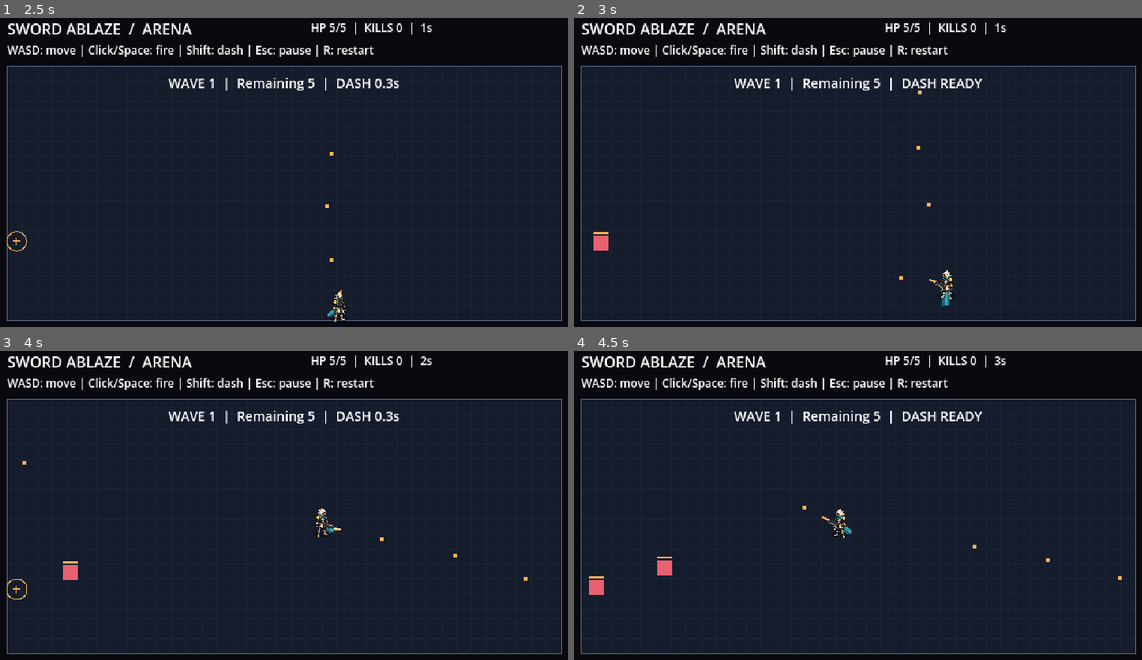
Above: before the commit, frames 1-4 (two rows, left to right).
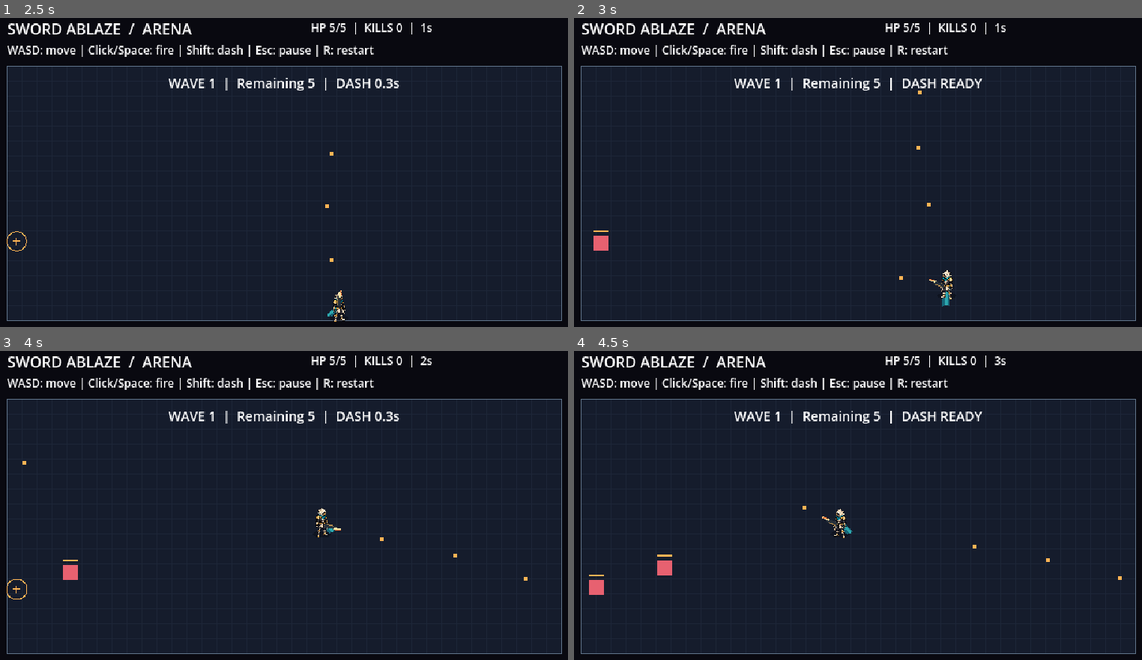
Above: after the commit, the same moments.

Repository: Guinuma/Sword_Ablaze
Game: Godot game, scene res://scenes/main/main.tscn
Same seed, same stepped clock (60 frames per second), same inputs: the game is played once before the commit and once after it.
Inputs (mouse positions are in pixels of both pictures, inside the frame that each line leads up to):
- Up to frame 1 (2.5 s): tap Enter at 0.5 s; move the mouse to (414, 157) at 0.52 s; hold D (move_right) 0.53-1.28 s; hold Space (fire) 0.53-1.28 s; tap Shift (dash) at 0.6, 1.55, 2.1 s; tap R (reset_sandbox) at 1.25 s; move the mouse to (164, 191) at 1.27 s; hold S (move_down) 1.28-2.03 s; tap Space (fire) at 1.35 s; move the mouse to (346, 101) at 2.02 s; hold D (move_right) from 2.03 s (still down); hold Space (fire) from 2.03 s (still down)
- Up to frame 2 (3 s): move the mouse to (829, 243) at 2.77 s; release D (move_right) at 2.78 s; release Space (fire) at 2.78 s; hold W (move_up) from 2.78 s (still down); tap Space (fire) at 2.85 s
- Up to frame 3 (4 s): tap Shift (dash) at 3.05, 3.6 s; move the mouse to (465, 558) at 3.52 s; release W (move_up) at 3.53 s; hold A (move_left) from 3.53 s (still down); hold Space (fire) from 3.53 s (still down)
- Up to frame 4 (4.5 s): keep holding A (move_left); move the mouse to (676, 459) at 4.27 s; release Space (fire) at 4.28 s; tap Space (fire) at 4.35 s

Frame 1 is identical in both runs. In frame 2, less than 0.1% of the frame differs, in the area x 3-7%, y 68-70%; in frame 3, less than 0.1%; in frame 4, less than 0.1%, in the area x 2-18%, y 65-74%.

Commit message:
Introduce telegraphed ranged enemies and dodgeable hostile projectiles

Diff:
--- /dev/null
+++ b/resources/default_ranged.tres
@@ -0,0 +1,16 @@
+[gd_resource type="Resource" load_steps=2 format=3]
+
+[ext_resource type="Script" path="res://scripts/data/enemy_settings.gd" id="1"]
+
+[resource]
+script = ExtResource("1")
+kind = "ranged"
+health = 2
+speed = 36.0
+speed_per_wave = 1.0
+max_speed = 60.0
+preferred_distance = 150.0
+attack_range = 230.0
+attack_cooldown = 1.8
+attack_warning = 0.65
+projectile_speed = 130.0
--- /dev/null
+++ b/scripts/combat/hostile_projectiles.gd
@@ -0,0 +1,29 @@
+extends RefCounted
+## Hostile shots are bounded and use swept collision against the player.
+signal hit_player
+const MAX_PROJECTILES: int = 64
+var items: Array[Dictionary] = []
+
+
+func fire(origin: Vector2, direction: Vector2, speed: float) -> void:
+	if items.size() < MAX_PROJECTILES:
+		items.append({"position": origin, "direction": direction, "speed": speed, "life": 5.0})
+
+
+func clear() -> void:
+	items.clear()
+
+
+func advance(delta: float, player_position: Vector2, bounds: Rect2) -> void:
+	for index in range(items.size() - 1, -1, -1):
+		var bullet: Dictionary = items[index]
+		var start: Vector2 = bullet["position"]
+		var end: Vector2 = start + Vector2(bullet["direction"]) * bullet["speed"] * delta
+		bullet["life"] -= delta
+		if start.distance_to(player_position) <= 11.0 or Geometry2D.segment_intersects_circle(start, end, player_position, 11.0) >= 0.0:
+			items.remove_at(index)
+			hit_player.emit()
+		elif bullet["life"] <= 0.0 or not bounds.has_point(end):
+			items.remove_at(index)
+		else:
+			bullet["position"] = end
--- a/scripts/data/enemy_settings.gd
+++ b/scripts/data/enemy_settings.gd
@@ -11,3 +11,9 @@
 @export_range(0.001, 1000.0) var body_margin: float = 8.0
 @export_range(0.1, 5.0) var spawn_warning: float = 0.7
 @export_range(16.0, 200.0) var spawn_safe_distance: float = 56.0
+@export_enum("chaser", "ranged") var kind: String = "chaser"
+@export_range(32.0, 400.0) var preferred_distance: float = 150.0
+@export_range(32.0, 600.0) var attack_range: float = 230.0
+@export_range(0.1, 10.0) var attack_cooldown: float = 1.8
+@export_range(0.1, 3.0) var attack_warning: float = 0.65
+@export_range(20.0, 500.0) var projectile_speed: float = 130.0
--- a/scripts/data/wave_settings.gd
+++ b/scripts/data/wave_settings.gd
@@ -11,3 +11,5 @@
 @export_range(0.001, 1000.0) var break_duration: float = 3.0
 @export_range(0.001, 1000.0) var initial_delay: float = 0.8
 @export_range(0.001, 1000.0) var next_wave_delay: float = 0.3
+@export_range(1, 1000) var ranged_start_wave: int = 3
+@export_range(1, 1000) var ranged_every: int = 3
--- a/scripts/enemies/enemy_system.gd
+++ b/scripts/enemies/enemy_system.gd
@@ -1,7 +1,10 @@
 extends RefCounted
 ## Owns enemy spawning, pursuit, separation and contact queries.
+signal shot(origin: Vector2, direction: Vector2, speed: float)
+
 const EnemySettings = preload("res://scripts/data/enemy_settings.gd")
 var settings: EnemySettings = load("res://resources/default_enemy.tres")
+var ranged_settings: EnemySettings = load("res://resources/default_ranged.tres")
 var items: Array[Dictionary] = []
 
 
@@ -9,7 +12,7 @@
 	items.clear()
 
 
-func spawn(target: Vector2, bounds: Rect2, random: RandomNumberGenerator) -> void:
+func spawn(target: Vector2, bounds: Rect2, random: RandomNumberGenerator, kind: StringName = &"chaser") -> void:
 	var point: Vector2
 	# Spawn on the opposite half of the perimeter, away from the player.
 	if random.randf() < 0.5:
@@ -18,19 +21,25 @@
 	else:
 		var y := bounds.position.y + 10.0 if target.y > bounds.get_center().y else bounds.end.y - 10.0
 		point = Vector2(random.randf_range(bounds.position.x + 10.0, bounds.end.x - 10.0), y)
-	items.append({"position": point, "health": settings.health, "flash": 0.0, "spawn_time": settings.spawn_warning})
+	var profile: EnemySettings = ranged_settings if kind == &"ranged" else settings
+	items.append({"position": point, "health": profile.health, "flash": 0.0, "spawn_time": profile.spawn_warning, "profile": profile, "attack_cooldown": profile.attack_cooldown, "windup": 0.0})
 
 
 func advance(delta: float, target: Vector2, wave: int, bounds: Rect2) -> void:
 	for enemy in items:
+		var profile: EnemySettings = enemy.get("profile", settings)
 		var point: Vector2 = enemy["position"]
 		if enemy.get("spawn_time", 0.0) > 0.0:
 			enemy["spawn_time"] = maxf(0.0, enemy["spawn_time"] - delta)
 			# Never activate on top of a player who moved into the warning.
-			if point.distance_to(target) < settings.spawn_safe_distance:
+			if point.distance_to(target) < profile.spawn_safe_distance:
 				enemy["spawn_time"] = maxf(0.001, enemy["spawn_time"])
 			continue
-		enemy["position"] = point.move_toward(target, minf(settings.speed + (wave - 1) * settings.speed_per_wave, settings.max_speed) * delta)
+		var speed: float = minf(profile.speed + (wave - 1) * profile.speed_per_wave, profile.max_speed)
+		if profile.kind == "ranged":
+			_advance_ranged(enemy, target, delta, speed, profile)
+		else:
+			enemy["position"] = point.move_toward(target, speed * delta)
 		var knockback: Vector2 = enemy.get("knockback", Vector2.ZERO)
 		enemy["position"] += knockback * delta
 		enemy["knockback"] = knockback.move_toward(Vector2.ZERO, 600.0 * delta)
@@ -58,3 +67,23 @@
 		if enemy.get("spawn_time", 0.0) <= 0.0 and point.distance_to(enemy["position"]) < settings.contact_radius:
 			return true
 	return false
+
+
+func _advance_ranged(enemy: Dictionary, target: Vector2, delta: float, speed: float, profile: EnemySettings) -> void:
+	var point: Vector2 = enemy["position"]
+	if enemy.get("windup", 0.0) > 0.0:
+		enemy["windup"] = maxf(0.0, enemy["windup"] - delta)
+		if enemy["windup"] == 0.0:
+			var direction: Vector2 = enemy["shot_direction"]
+			shot.emit(point + direction * 14.0, direction, profile.projectile_speed)
+			enemy["attack_cooldown"] = profile.attack_cooldown
+		return
+	var distance := point.distance_to(target)
+	if distance > profile.preferred_distance + 15.0:
+		enemy["position"] = point.move_toward(target, speed * delta)
+	elif distance < profile.preferred_distance - 15.0:
+		enemy["position"] = point + (point - target).normalized() * speed * delta
+	enemy["attack_cooldown"] = maxf(0.0, enemy.get("attack_cooldown", profile.attack_cooldown) - delta)
+	if enemy["attack_cooldown"] == 0.0 and distance <= profile.attack_range:
+		enemy["shot_direction"] = point.direction_to(target)
+		enemy["windup"] = profile.attack_warning
--- a/scripts/main/main.gd
+++ b/scripts/main/main.gd
@@ -17,6 +17,8 @@
 const ARENA := Rect2(24, 64, 592, 272)
 const ProjectileSystem = preload("res://scripts/combat/projectile_system.gd")
 var projectiles = ProjectileSystem.new()
+const HostileProjectiles = preload("res://scripts/combat/hostile_projectiles.gd")
+var hostile_projectiles = HostileProjectiles.new()
 const EnemySystem = preload("res://scripts/enemies/enemy_system.gd")
 var enemies = EnemySystem.new()
 var particles: Array[Dictionary] = []
@@ -25,6 +27,8 @@
 
 
 func _ready() -> void:
+	enemies.shot.connect(hostile_projectiles.fire)
+	hostile_projectiles.hit_player.connect(_take_player_damage)
 	player.shot.connect(projectiles.fire)
 	projectiles.impacted.connect(_on_projectile_impact)
 	projectiles.defeated.connect(_on_projectile_defeat)
@@ -67,6 +71,7 @@
 	_update_enemies(delta)
 	_update_bullets(delta)
 	_check_contact()
+	hostile_projectiles.advance(delta, player.player_position, ARENA)
 	player_visual.present(player.player_position, player.aim, player.dash_direction if player.dash_time > 0.0 else movement, delta, player.dash_time > 0.0, player.hurt_cooldown > 0.0, player.muzzle_time > 0.0)
 	_update_hud()
 	queue_redraw()
@@ -108,12 +113,13 @@
 
 func _on_wave_cleared() -> void:
 	projectiles.clear()
+	hostile_projectiles.clear()
 	run.start_intermission()
 
 
 
-func _spawn_enemy() -> void:
-	enemies.spawn(player.player_position, ARENA, random)
+func _spawn_enemy(kind: StringName = &"chaser") -> void:
+	enemies.spawn(player.player_position, ARENA, random, kind)
 
 
 func _update_enemies(delta: float) -> void:
@@ -134,17 +140,22 @@
 
 
 func _check_contact() -> void:
-	if player.hurt_cooldown > 0.0 or player.dash_time > 0.0 or (run.phase == RunState.Phase.DEAD):
+	if enemies.touches(player.player_position):
+		_take_player_damage()
+
+
+func _take_player_damage() -> void:
+	if player.hurt_cooldown > 0.0 or player.dash_time > 0.0 or run.phase != RunState.Phase.COMBAT:
 		return
-	if enemies.touches(player.player_position):
-		run.take_damage()
-		_burst(player.player_position, Color("65dfc1"), 10)
-		player.hurt_cooldown = player.CONTACT_COOLDOWN
+	run.take_damage()
+	_burst(player.player_position, Color("65dfc1"), 10)
+	player.hurt_cooldown = player.CONTACT_COOLDOWN
 
 
 func _reset_run() -> void:
 	player.reset()
 	projectiles.clear()
+	hostile_projectiles.clear()
 	enemies.clear()
 	run.reset()
 	particles.clear()
@@ -176,9 +187,16 @@
 			draw_line(point - Vector2(4, 0), point + Vector2(4, 0), Color("ffb454"))
 			draw_line(point - Vector2(0, 4), point + Vector2(0, 4), Color("ffb454"))
 			continue
+		draw_rect(Rect2(point + Vector2(-8, -14), Vector2(8 * enemy["health"], 2)), Color("ffb454"))
+		var profile = enemy.get("profile", enemies.settings)
+		if enemy.get("windup", 0.0) > 0.0:
+			draw_line(point, point + Vector2(enemy["shot_direction"]) * profile.attack_range, Color(0.95, 0.35, 0.8, 0.55), 1.0)
+		if profile.kind == "ranged":
+			draw_colored_polygon(PackedVector2Array([point + Vector2(0, -10), point + Vector2(9, 0), point + Vector2(0, 10), point + Vector2(-9, 0)]), Color("fff0b0") if enemy["flash"] > 0.0 else Color("c079e8"))
+			draw_circle(point, 3.0, Color("151c2c"))
+			continue
 		var color := Color("fff0b0") if enemy["flash"] > 0.0 else Color("e76170")
 		draw_rect(Rect2(point - Vector2(8, 8), Vector2(16, 16)), color)
-		draw_rect(Rect2(point + Vector2(-8, -12), Vector2(8 * enemy["health"], 2)), Color("ffb454"))
 	if player.dash_time > 0.0:
 		draw_line(player.player_position - player.dash_direction * 26.0, player.player_position, Color("388fba"), 10.0)
 	if player.muzzle_time > 0.0:
@@ -190,6 +208,10 @@
 	for bullet in projectiles.items:
 		draw_rect(Rect2(Vector2(bullet["position"]).round() - Vector2(2, 2), Vector2(4, 4)), Color("ffb454"))
 
+	for bullet in hostile_projectiles.items:
+		var point: Vector2 = Vector2(bullet["position"]).round()
+		draw_colored_polygon(PackedVector2Array([point + Vector2(0, -4), point + Vector2(4, 0), point + Vector2(0, 4), point + Vector2(-4, 0)]), Color("ee8de8"))
+
 
 func _draw_overlay() -> void:
 	if (run.phase == RunState.Phase.DEAD) or (run.phase == RunState.Phase.PAUSED):
--- a/scripts/run/wave_director.gd
+++ b/scripts/run/wave_director.gd
@@ -1,11 +1,12 @@
 extends RefCounted
 ## Advances only when combat explicitly supplies simulation time.
-signal spawn_requested
+signal spawn_requested(kind: StringName)
 signal wave_cleared
 signal wave_started(number: int)
 
 const WaveSettings = preload("res://scripts/data/wave_settings.gd")
 var settings: WaveSettings = load("res://resources/default_wave.tres")
+var spawn_count: int = 0
 var number: int = 1
 var remaining: int = settings.initial_budget
 var break_time: float = 0.0
@@ -13,6 +14,7 @@
 
 
 func reset() -> void:
+	spawn_count = 0
 	number = 1
 	remaining = settings.initial_budget
 	break_time = 0.0
@@ -24,6 +26,7 @@
 		break_time = maxf(0.0, break_time - delta)
 		if break_time == 0.0:
 			number += 1
+			spawn_count = 0
 			remaining = mini(settings.initial_budget + (number - 1) * settings.budget_growth, settings.max_budget)
 			spawn_cooldown = settings.next_wave_delay
 			wave_started.emit(number)
@@ -36,4 +39,6 @@
 	if spawn_cooldown <= 0.0 and remaining > 0 and living_enemies < settings.max_enemies:
 		remaining -= 1
 		spawn_cooldown = maxf(settings.min_spawn_interval, settings.spawn_interval - (number - 1) * settings.interval_reduction)
-		spawn_requested.emit()
+		spawn_count += 1
+		var kind: StringName = &"ranged" if number >= settings.ranged_start_wave and spawn_count % settings.ranged_every == 0 else &"chaser"
+		spawn_requested.emit(kind)
--- a/tests/combat_smoke.gd
+++ b/tests/combat_smoke.gd
@@ -265,6 +265,62 @@
 	check(arena.enemies.items[0]["spawn_time"] == 0.0, "Spawn must activate after player leaves warning")
 	arena._reset_run()
 	check(arena.enemies.items.is_empty(), "Reset must clear pending spawns")
+	# Ranged attacks must announce, lock aim, and respect the shared damage rules.
+	arena._reset_run()
+	arena._spawn_enemy(&"ranged")
+	var ranged: Dictionary = arena.enemies.items[0]
+	ranged["position"] = Vector2(160, 200)
+	ranged["spawn_time"] = 0.0
+	ranged["attack_cooldown"] = 0.0
+	arena._update_enemies(0.01)
+	check(ranged["windup"] > 0.0 and arena.hostile_projectiles.items.is_empty(), "Ranged attack must warn before firing")
+	var locked_direction: Vector2 = ranged["shot_direction"]
+	arena.player.player_position = Vector2(320, 260)
+	arena._update_enemies(0.2)
+	check(ranged["shot_direction"] == locked_direction and arena.hostile_projectiles.items.is_empty(), "Warning must lock aim so player can dodge")
+	arena._set_paused(true)
+	var attack_time: float = ranged["windup"]
+	arena._physics_process(1.0)
+	check(ranged["windup"] == attack_time, "Pause must freeze ranged windup")
+	arena._set_paused(false)
+	arena._update_enemies(0.65)
+	check(arena.hostile_projectiles.items.size() == 1 and arena.hostile_projectiles.items[0]["direction"] == locked_direction, "Completed warning must fire exactly one locked shot")
+	arena._update_enemies(0.1)
+	check(arena.hostile_projectiles.items.size() == 1, "Cooldown must prevent immediate repeated attacks")
+	arena.hostile_projectiles.clear()
+	arena.player.player_position = Vector2(320, 200)
+	arena.hostile_projectiles.fire(Vector2(200, 200), Vector2.RIGHT, 360.0)
+	arena.hostile_projectiles.advance(0.5, arena.player.player_position, arena.ARENA)
+	check(arena.run.health == 4 and arena.hostile_projectiles.items.is_empty(), "Swept hostile shot must damage player and be consumed")
+	arena.hostile_projectiles.fire(Vector2(300, 200), Vector2.RIGHT, 360.0)
+	arena.hostile_projectiles.advance(0.1, arena.player.player_position, arena.ARENA)
+	check(arena.run.health == 4, "Hostile shots must share contact invulnerability cooldown")
+	arena.player.hurt_cooldown = 0.0
+	arena._try_dash(Vector2.RIGHT)
+	arena.hostile_projectiles.fire(Vector2(300, 200), Vector2.RIGHT, 360.0)
+	arena.hostile_projectiles.advance(0.1, arena.player.player_position, arena.ARENA)
+	check(arena.run.health == 4, "Dash must protect against hostile projectiles")
+	for index in range(100):
+		arena.hostile_projectiles.fire(Vector2(30, 100), Vector2.RIGHT, 130.0)
+	check(arena.hostile_projectiles.items.size() == 64, "Hostile projectile count must be bounded")
+	arena._on_wave_cleared()
+	check(arena.hostile_projectiles.items.is_empty(), "Wave clear must remove hostile shots")
+	arena.hostile_projectiles.fire(Vector2(30, 100), Vector2.RIGHT, 130.0)
+	arena._reset_run()
+	check(arena.hostile_projectiles.items.is_empty(), "Reset must remove hostile shots")
+	var composition = arena.WaveDirector.new()
+	var spawned: Array[StringName] = []
+	composition.spawn_requested.connect(func(kind): spawned.append(kind))
+	for index in range(5):
+		composition.advance(2.0, 0)
+	check(not spawned.has(&"ranged"), "Opening wave must contain only chasers")
+	composition.number = 3
+	composition.remaining = 9
+	composition.spawn_count = 0
+	spawned.clear()
+	for index in range(9):
+		composition.advance(2.0, 0)
+	check(spawned.count(&"ranged") == 3 and spawned.count(&"chaser") == 6, "Wave three must introduce one ranged enemy per three spawns")
 	print("Combat checks complete: %d failures" % failures)
 	arena.free()
 	quit(0 if failures == 0 else 1)
Not shown, added: scripts/combat/hostile_projectiles.gd.uid
